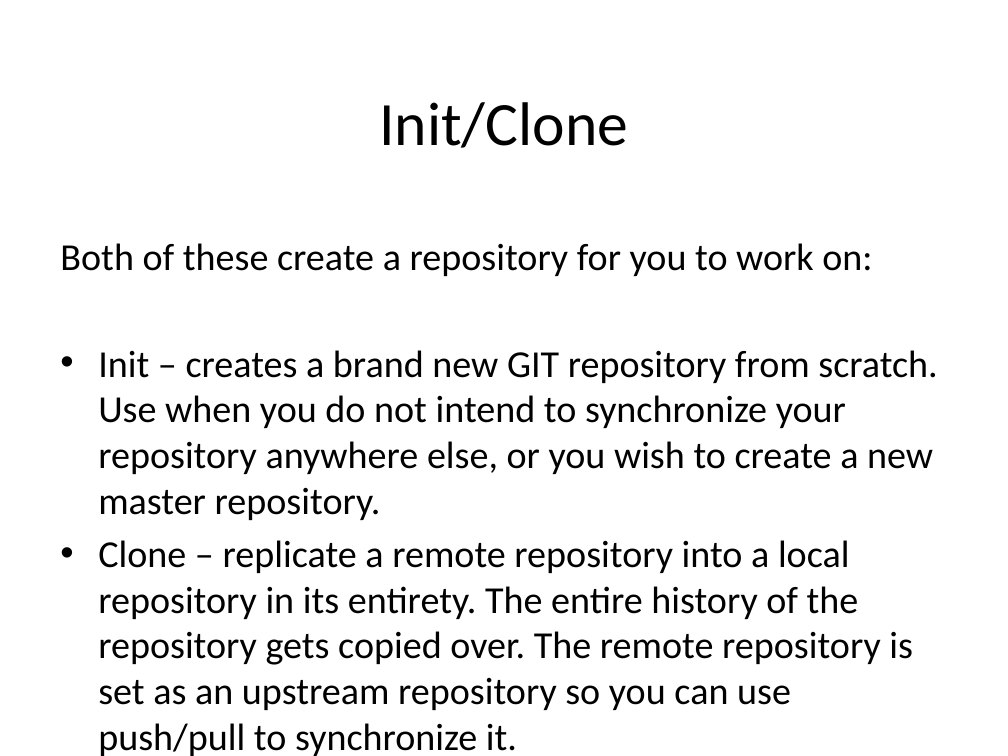
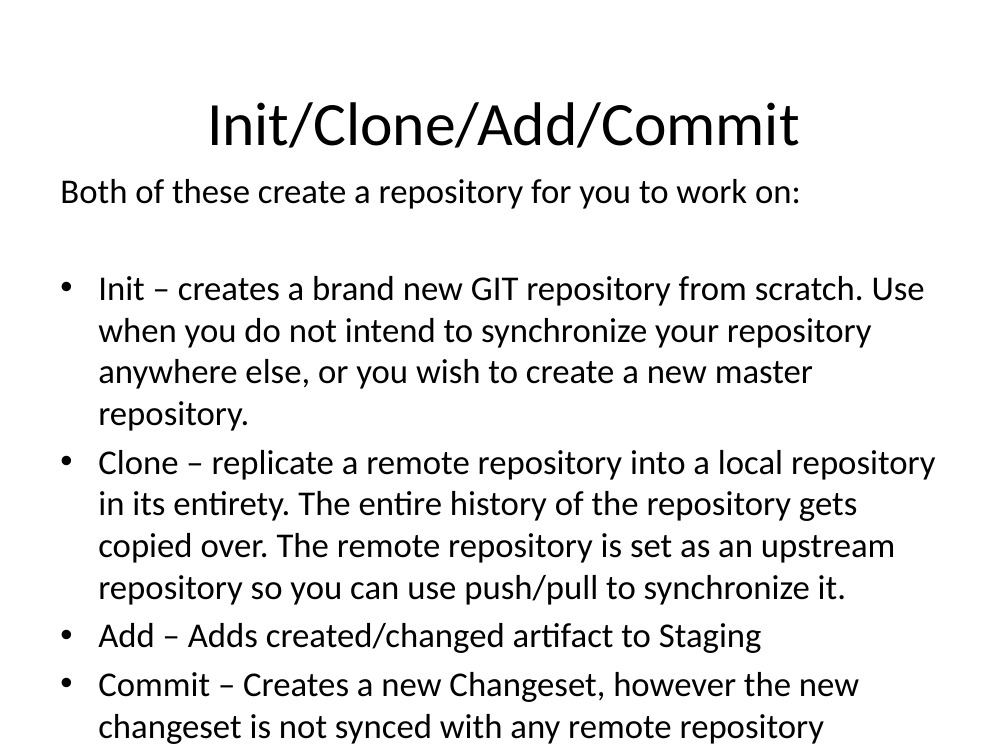
Before and after one commit to kangelov/gitdemo, a slide deck: slide 16 of powerpoint/An Introduction to GIT.pptx. Drawn at 1008x756 pixels with LibreOffice and Linux fonts; fonts in the diff are those of the drawing. Boxes give left, top, right and bottom in pixels: in the first picture for what was removed or moved away, otherwise in the second. Text is boxed around its words. In the diff, an @@ line names an element or a change of style, - is before the commit and + after.

```diff
--- a/powerpoint/An Introduction to GIT.pptx
+++ b/powerpoint/An Introduction to GIT.pptx
@@ title at <box>207,102,800,148</box>: text changed @@
-Init/Clone
+Init/Clone/Add/Commit
@@ text "Both of these create a ...": place and size @@
-text "Both of these create a ..." at <box>60,243,937,756</box>
+text "Both of these create a ..." at <box>60,179,936,744</box>
@@ text at <box>60,179,936,605</box>: size 27.2 to 24.8 pt in "Both of these create a repository for ...", "Init – creates a brand new GIT ...", "Clone – replicate a remote repository into ..." @@
@@ text at <box>98,623,859,744</box>: paragraphs added @@
+• Add – Adds created/changed artifact to Staging
+• Commit – Creates a new Changeset, however the new changeset is not synced with any remote repository
```
Also in this commit, not shown: 3 other slides changed, 11 slides added.
